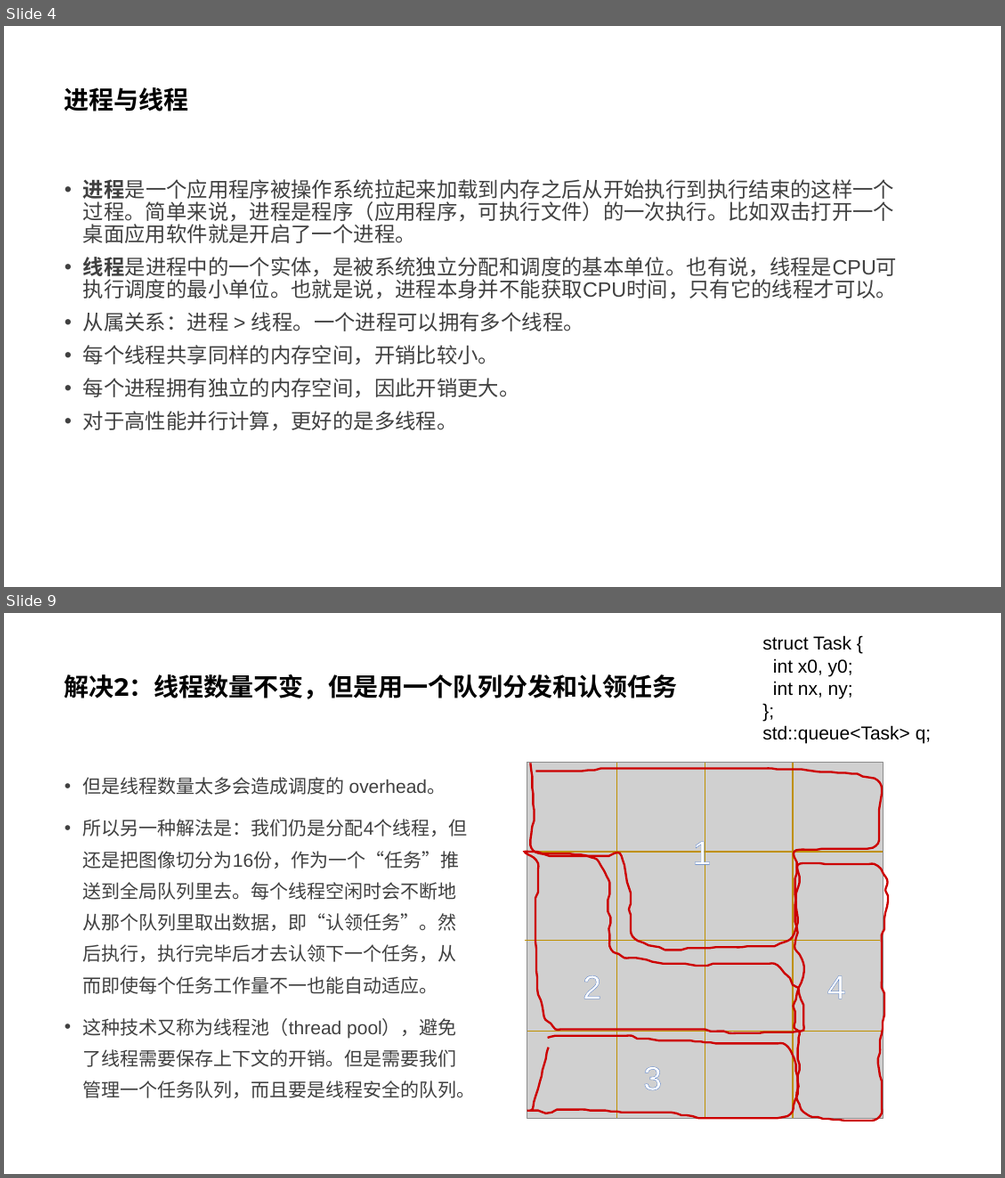
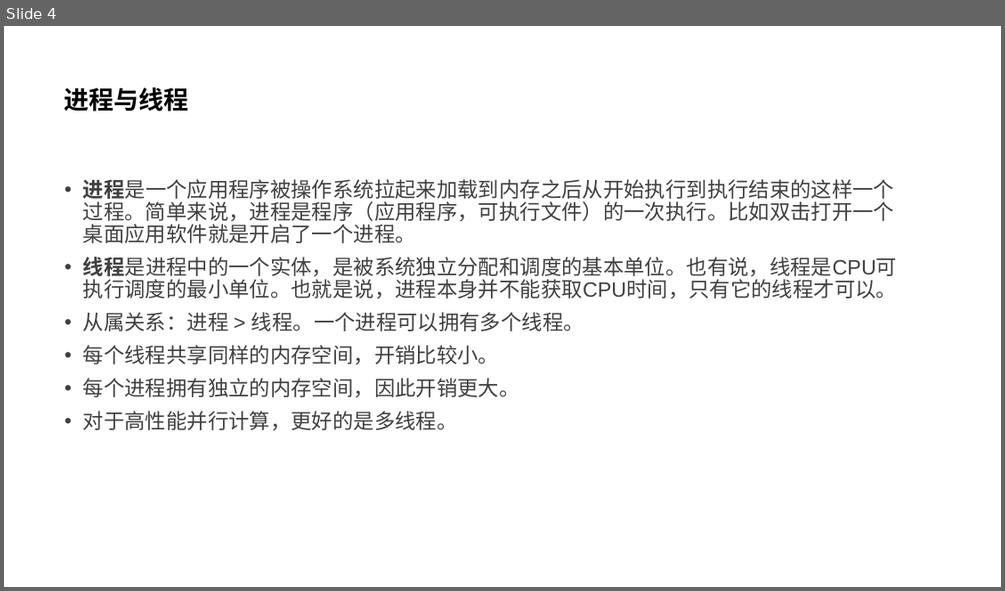
Before and after one commit to parallel101/course, a slide deck: 05/slides.pptx. Shown one above the other, each under a label of ours: slides 4 and 9 before the commit, slide 4 after it; the slides between them are not shown. The pictures are 1005x1178 and 1005x591 pixels, drawn with LibreOffice and Linux fonts; fonts in the diff are those of the drawing; grey boxes stand for pictures. Boxes give left, top, right and bottom in pixels: in the first picture for what was removed or moved away, otherwise in the second. Text is boxed around its words. In the diff, an @@ line names an element or a change of style, - is before the commit and + after.

```diff
--- a/05/slides.pptx
+++ b/05/slides.pptx
@@ slide 9 removed at [4, 613, 1001, 1174], background #FFFFFF @@
@@ text removed at [762, 635, 930, 744] @@
-struct Task {
-int x0, y0;
-int nx, ny;
-};
-std::queue<Task> q;
@@ title removed at [65, 674, 678, 699] @@
-解决2：线程数量不变，但是用一个队列分发和认领任务
@@ picture removed at [527, 763, 883, 1119] @@
@@ freeform shape removed at [531, 763, 882, 949] @@
@@ line removed from (617, 763) to (617, 1119) @@
@@ line removed from (705, 763) to (705, 1119) @@
@@ line removed from (793, 763) to (793, 1119) @@
@@ text removed at [83, 777, 476, 1098] @@
-• 但是线程数量太多会造成调度的 overhead。
-• 所以另一种解法是：我们仍是分配4个线程，但还是把图像切分为16份，作为一个“任务”推送到全局队列里去。每个线程空闲时会不断地从那个队列里取出数据，即“认领任务”。然后执行，执行完毕后才去认领下一个任务，从而即使每个任务工作量不一也能自动适应。
-• 这种技术又称为线程池（thread pool），避免了线程需要保存上下文的开销。但是需要我们管理一个任务队列，而且要是线程安全的队列。
@@ freeform shape removed at [525, 852, 804, 1033] @@
@@ line removed from (527, 852) to (882, 852) @@
@@ text removed at [693, 838, 712, 871] @@
-1
@@ freeform shape removed at [793, 863, 888, 1121] @@
@@ line removed from (525, 941) to (881, 941) @@
@@ text removed at [582, 975, 601, 999] @@
-2
@@ text removed at [827, 975, 846, 999] @@
-4
@@ line removed from (527, 1031) to (882, 1031) @@
@@ freeform shape removed at [527, 1036, 798, 1119] @@
@@ text removed at [643, 1066, 662, 1090] @@
-3
```
Also in this commit, not shown: 5 slides changed, 6 slides added, 7 other slides removed, 27 other files.
